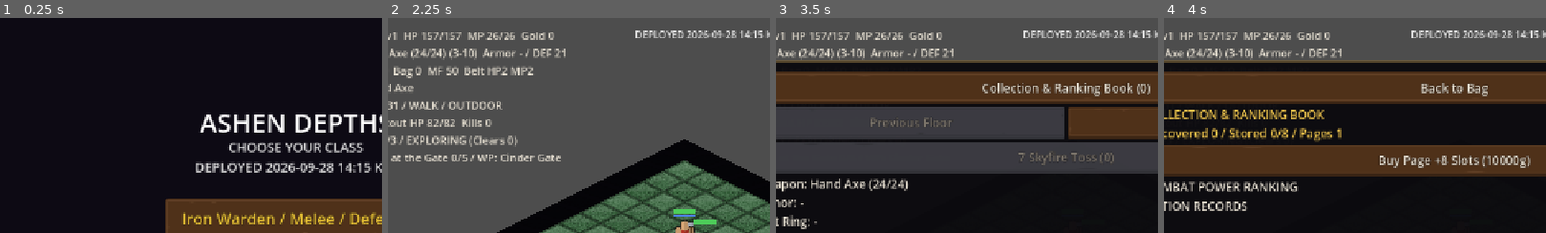
Above: before the commit, frames 1-4 (left to right).
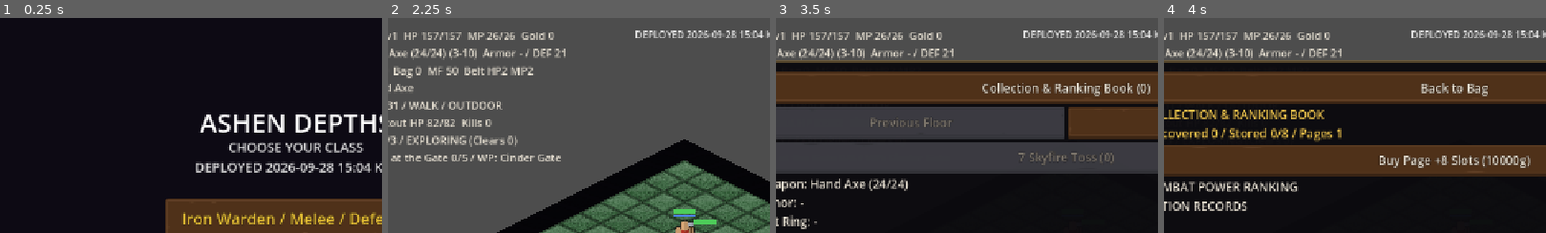
Above: after the commit, the same moments.

Repository: jflakeee/diablo
Game: Godot game, scene res://main.tscn
Same seed, same stepped clock (60 frames per second), same inputs: the game is played once before the commit and once after it.
Inputs:
- Up to frame 1 (0.25 s): no input
- Up to frame 2 (2.25 s): click "Normal" at 0.5 s; click "Normal" at 1.25 s; click "Iron Warden / Melee / Defense" at 2 s
- Up to frame 3 (3.5 s): click "Bag" at 2.75 s
- Up to frame 4 (4 s): click "Collection & Ranking Book (0)" at 3.5 s
The pictures show only the part of the screen within x 11-61%, y 0-50%; the shares and areas given below are measured in that part.

The runs differ from the first frame. In frame 1, 0.2% of the frame differs, in the area x 90-98%, y 66-72%; in frame 2, 0.1%; in frame 3, 0.1%; in frame 4, 0.1%.

Commit message:
Fix automated skill visual test fixtures

Diff:
--- a/prototype/game_dungeon/main.gd
+++ b/prototype/game_dungeon/main.gd
@@ -36,7 +36,7 @@
 const FogOverlay := preload("res://fog_overlay.gd")
 const TemplateTheme := preload("res://ui/template_theme.gd")
 const CombatFX := preload("res://combat_fx.gd")
-const DEPLOYED_AT_KST := "2026-09-28 14:15 KST"
+const DEPLOYED_AT_KST := "2026-09-28 15:04 KST"
 
 var _grid: Array = []
 var _astar: AStarGrid2D
@@ -909,7 +909,7 @@
 		_player.block_val = 30   # 방패 블록
 		_player.leech_pct = 6    # 물리 생명 흡혈 6%
 	# 종단 검증은 모든 스킬 실행 경로와 기존 50초 층 클리어 기준을 함께 검사한다.
-	if _auto_quit:
+	if _auto_quit and not OS.get_cmdline_user_args().has("skill_book_visual_test"):
 		_player.skills = {"ember_bolt": 3, "frost_shard": 3, "storm_lance": 3, "phase_step": 1} if _class == "arcanist" else {"sundering_strike": 1, "void_fury": 1, "iron_chant": 1, "weapon_discipline": 1}
 	_player.is_player = true
 	_player.died.connect(_on_player_died)
@@ -1139,6 +1139,24 @@
 
 func _run_skill_visual_test() -> void:
 	await get_tree().create_timer(0.75).timeout
+	var target: ActorScript = null
+	for monster in _monsters:
+		if monster.alive:
+			target = monster
+			break
+	if target != null:
+		var origin := Vector2i(roundi(_player.gx), roundi(_player.gy))
+		var test_offsets: Array[Vector2i] = [Vector2i(2, 0), Vector2i(0, 2), Vector2i(-2, 0), Vector2i(0, -2), Vector2i(1, 1), Vector2i(-1, -1)]
+		for offset: Vector2i in test_offsets:
+			var candidate: Vector2i = origin + offset
+			if _walkable(candidate.x, candidate.y) and _has_los(Vector2(origin), Vector2(candidate)):
+				target.gx = candidate.x
+				target.gy = candidate.y
+				target.position = _iso(target.gx, target.gy)
+				target.max_life = 10000
+				target.life = 10000
+				target.set_meta("witnessed", true)
+				break
 	for skill_id in _skill_slot_ids():
 		_player.skills[skill_id] = 1
 	_refresh_skill_buttons()
@@ -1172,7 +1190,8 @@
 		var book_node := _ground.back() as Node
 		_combat_log = "DROPPED: %s" % String(book["name"])
 		await get_tree().create_timer(0.9).timeout
-		_pickup(book_node)
+		if is_instance_valid(book_node):
+			_pickup(book_node)
 		await get_tree().create_timer(0.9).timeout
 		var visible_count := 0
 		for button in _skill_buttons.values():
